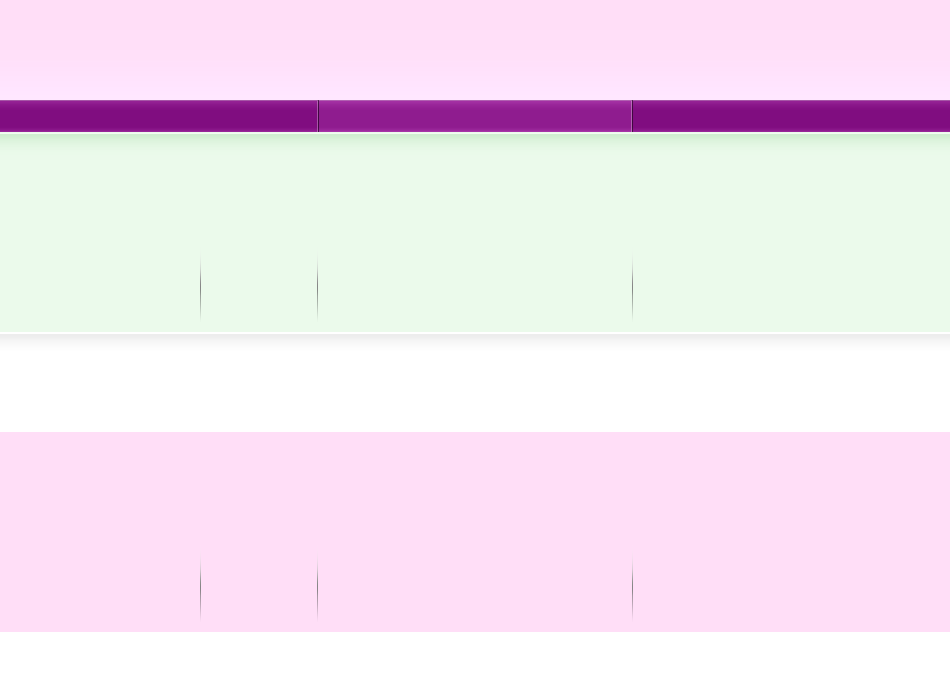
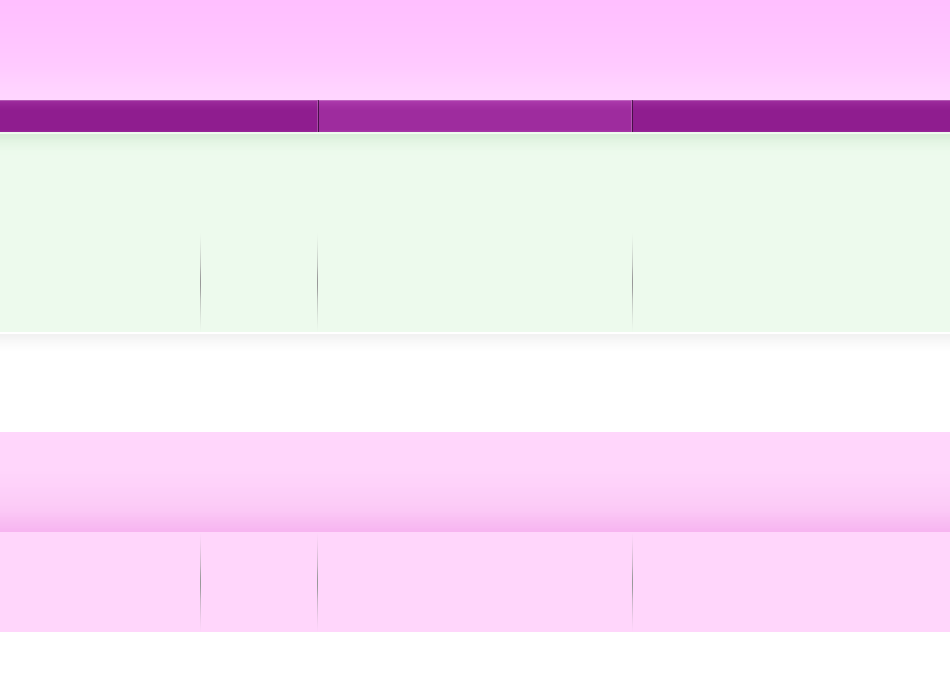
Comparing the layer stacks of the two 950 × 696 images. Changes:
painted on "navbar button" over (x1=0, y1=100, x2=950, y2=132)
painted on "header" over (x1=0, y1=0, x2=950, y2=100)
painted on "navbar" over (x1=0, y1=100, x2=950, y2=132)
painted on "header widgets" over (x1=0, y1=134, x2=950, y2=152)
painted on "header boxes" over (x1=200, y1=235, x2=633, y2=330)
painted on "footer widgets" over (x1=0, y1=432, x2=950, y2=532)
painted on "footer boxes" over (x1=0, y1=532, x2=950, y2=632)
